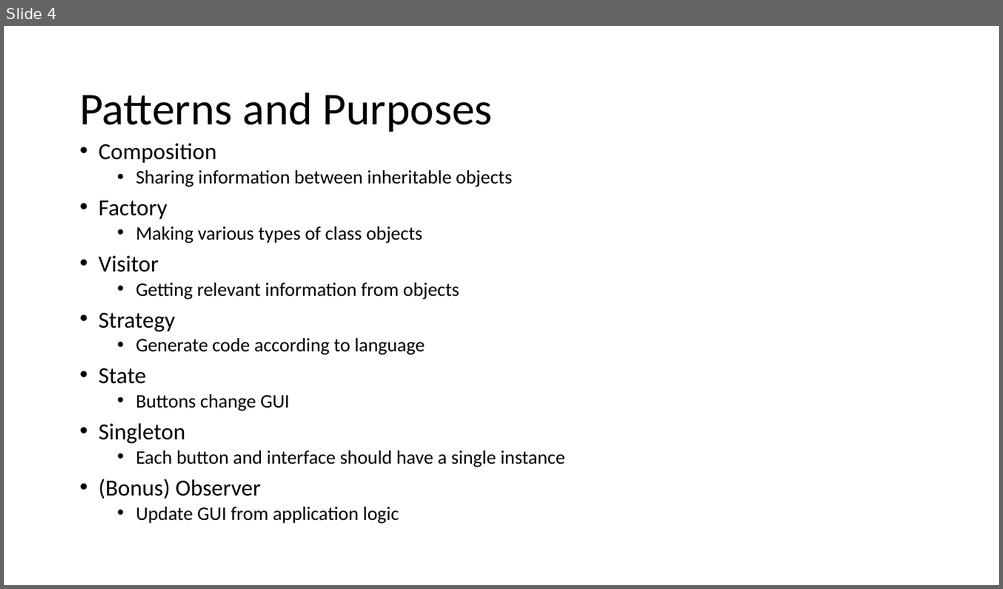
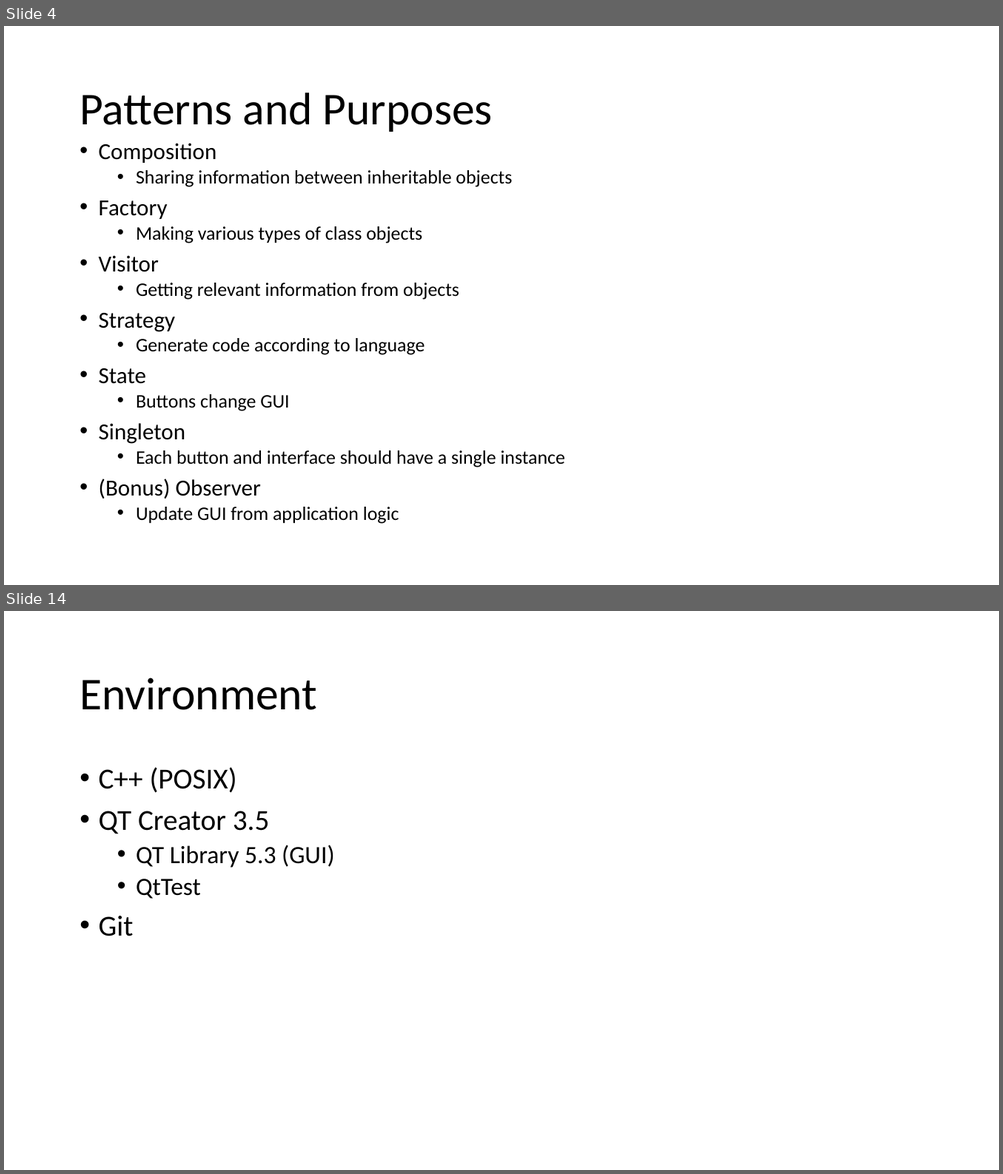
Before and after one commit to dstoeg/Uml2CodeTool, a slide deck: docs/proposal presentation.pptx. Shown one above the other, each under a label of ours: slide 4 before the commit, slides 4 and 14 after it; the slides between them are not shown. The pictures are 1003x589 and 1003x1174 pixels, drawn with LibreOffice and Linux fonts; fonts in the diff are those of the drawing. Boxes give left, top, right and bottom in pixels: in the first picture for what was removed or moved away, otherwise in the second. Text is boxed around its words. In the diff, an @@ line names an element or a change of style, - is before the commit and + after.

```diff
--- a/docs/proposal presentation.pptx
+++ b/docs/proposal presentation.pptx
@@ slide 14 added at <box>4,611,999,1170</box>, background #FFFFFF @@
@@ title added at <box>79,678,317,710</box>, 44 pt, text #000000 @@
+Environment
@@ text added at <box>99,767,335,937</box>, 28 pt, text #000000 @@
+• C++ (POSIX)
+• QT Creator 3.5
+  • QT Library 5.3 (GUI)
+  • QtTest
+• Git
```
Also in this commit, not shown: 7 slides changed, 1 other slide added, 1 slide removed.
